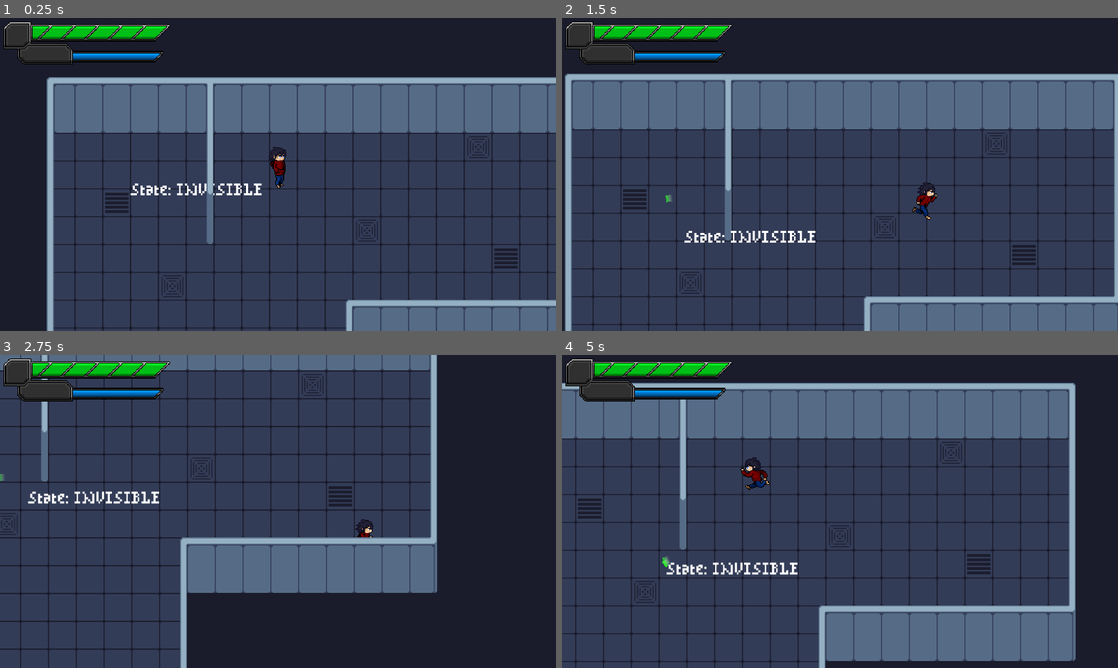
Above: before the commit, frames 1-4 (two rows, left to right).
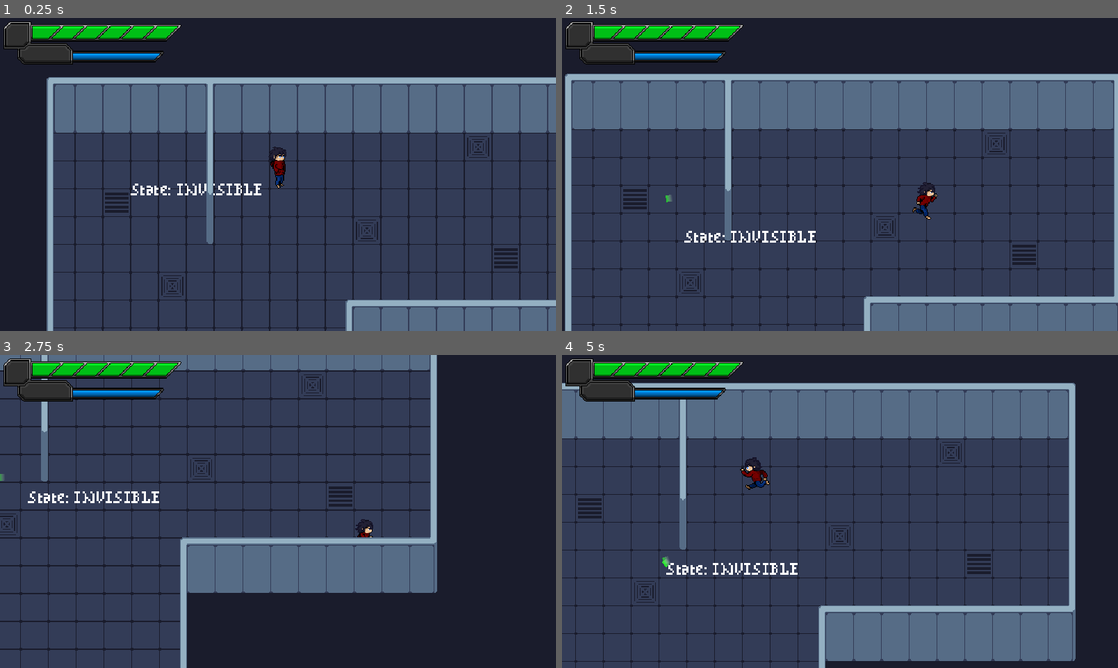
Above: after the commit, the same moments.

Repository: DarrylBD99/Game-Off-2023
Game: Godot game, scene res://Scenes/Levels/LevelTest.tscn
Two runs of this game, one before a commit and one after it. Both use one fixed random seed, a clock stepped at 60 frames per second and the inputs below.
Inputs (mouse positions are in pixels of both pictures, inside the frame that each line leads up to):
- Up to frame 1 (0.25 s): no input
- Up to frame 2 (1.5 s): move the mouse to (962, 158) at 0.52 s; hold D (player_right) 0.53-1.28 s; hold Q (player_ability) 0.53-1.28 s; move the mouse to (728, 190) at 1.27 s; hold S (player_down) from 1.28 s (still down); click (728, 190) at 1.35 s
- Up to frame 3 (2.75 s): move the mouse to (333, 442) at 2.02 s; release S (player_down) at 2.03 s; hold D (player_right) from 2.03 s (still down); hold Q (player_ability) from 2.03 s (still down)
- Up to frame 4 (5 s): move the mouse to (812, 574) at 2.77 s; release D (player_right) at 2.78 s; release Q (player_ability) at 2.78 s; hold W (player_up) 2.78-3.53 s; click (812, 574) at 2.85 s; move the mouse to (1006, 558) at 3.52 s; hold Q (player_ability) 3.53-4.28 s; hold A (player_left) from 3.53 s (still down); move the mouse to (673, 464) at 4.27 s; click (673, 464) at 4.35 s

The runs differ from the first frame. In frame 1, 0.6% of the frame differs, in the area x 1-99%, y 1-100%; in frame 2, 0.9%; in frame 3, 0.9%; in frame 4, 1.0%, in the area x 1-93%, y 1-100%.

Commit message:
reworked HUD health bar

Diff:
--- a/Scenes/Levels/LevelTest.tscn
+++ b/Scenes/Levels/LevelTest.tscn
@@ -9,9 +9,10 @@
 [ext_resource type="PackedScene" uid="uid://dldvmlyfiolno" path="res://Scenes/Objects/Entity/silent.tscn" id="7_07umn"]
 [ext_resource type="Script" path="res://Scripts/Misc/GridNavmesh.gd" id="8_j3hma"]
 [ext_resource type="Texture2D" uid="uid://1gw1v4p46eft" path="res://Sprites/GUI/HUD/Bars/Base.png" id="9_smdoo"]
-[ext_resource type="Texture2D" uid="uid://dwi7hieuxc4ms" path="res://Sprites/GUI/HUD/Health.png" id="10_yb0af"]
 [ext_resource type="Script" path="res://Scripts/GUI/HUD/HealthBar.gd" id="11_dhdox"]
+[ext_resource type="Texture2D" uid="uid://dwi7hieuxc4ms" path="res://Sprites/GUI/HUD/Bars/Health.png" id="11_k4gn4"]
 [ext_resource type="Texture2D" uid="uid://dlrcklbtm7v47" path="res://Sprites/GUI/HUD/Bars/Energy.png" id="11_ri8p5"]
+[ext_resource type="Texture2D" uid="uid://csnkes5wkhetm" path="res://Sprites/GUI/HUD/Bars/Overlay.png" id="13_ivoeb"]
 
 [sub_resource type="TileSetAtlasSource" id="TileSetAtlasSource_06p2g"]
 texture = ExtResource("3_nugtr")
@@ -1017,19 +1018,26 @@
 adjustment_saturation = 1.1
 adjustment_color_correction = SubResource("GradientTexture1D_n0wu8")
 
-[sub_resource type="ShaderMaterial" id="ShaderMaterial_22ngx"]
+[sub_resource type="ShaderMaterial" id="ShaderMaterial_4fwlx"]
 resource_local_to_scene = true
 shader = ExtResource("7_6jir1")
 shader_parameter/flash_color = Color(1, 1, 1, 1)
 shader_parameter/flash_alpha = 0.0
 
-[sub_resource type="ShaderMaterial" id="ShaderMaterial_us2f1"]
+[sub_resource type="ShaderMaterial" id="ShaderMaterial_lmmhh"]
 shader = ExtResource("7_6jir1")
 shader_parameter/flash_color = Color(1, 0, 0, 1)
 shader_parameter/flash_alpha = 0.0
 
+[sub_resource type="StyleBoxEmpty" id="StyleBoxEmpty_3m0ev"]
+
+[sub_resource type="StyleBoxTexture" id="StyleBoxTexture_1k2ic"]
+texture = ExtResource("11_k4gn4")
+texture_margin_right = 13.0
+
 [node name="LevelTest" type="Node2D"]
 y_sort_enabled = true
+texture_filter = 1
 
 [node name="BGM" type="AudioStreamPlayer" parent="."]
 stream = ExtResource("1_8wq5s")
@@ -1112,19 +1120,6 @@
 texture = ExtResource("9_smdoo")
 stretch_mode = 4
 
-[node name="Health" type="TextureProgressBar" parent="GUI/HUD/Bars"]
-material = SubResource("ShaderMaterial_us2f1")
-layout_mode = 0
-offset_left = 34.0
-offset_top = 6.0
-offset_right = 187.0
-offset_bottom = 20.0
-max_value = 153.0
-value = 153.0
-texture_progress = ExtResource("10_yb0af")
-script = ExtResource("11_dhdox")
-lerp_weight = 60.0
-
 [node name="Energy" type="TextureProgressBar" parent="GUI/HUD/Bars"]
 layout_mode = 0
 offset_left = 80.0
@@ -1132,3 +1127,26 @@
 offset_right = 180.0
 offset_bottom = 44.0
 texture_over = ExtResource("11_ri8p5")
+
+[node name="Health" type="ProgressBar" parent="GUI/HUD/Bars"]
+material = SubResource("ShaderMaterial_lmmhh")
+layout_mode = 0
+offset_left = 29.0
+offset_top = 6.0
+offset_right = 200.0
+offset_bottom = 20.0
+theme_override_styles/background = SubResource("StyleBoxEmpty_3m0ev")
+theme_override_styles/fill = SubResource("StyleBoxTexture_1k2ic")
+max_value = 6.0
+value = 6.0
+show_percentage = false
+script = ExtResource("11_dhdox")
+
+[node name="Overlay" type="TextureRect" parent="GUI/HUD/Bars"]
+layout_mode = 1
+anchors_preset = 15
+anchor_right = 1.0
+anchor_bottom = 1.0
+grow_horizontal = 2
+grow_vertical = 2
+texture = ExtResource("13_ivoeb")
--- a/Scripts/GUI/HUD/HealthBar.gd
+++ b/Scripts/GUI/HUD/HealthBar.gd
@@ -1,11 +1,10 @@
-extends TextureProgressBar
+extends ProgressBar
 
-@export var lerp_weight : float = 50
+@export var lerp_weight : float = 60
 var current_hp : float
 var health_max : float
 var old_hp : float
 var flash_timer : Timer
-var value_temp : float
 
 func _ready():
 	flash_timer = Timer.new()
@@ -20,23 +19,21 @@
 
 		old_hp = current_hp
 
-		value = roundi(current_hp / health_max * max_value)
+func flash(a : float):
+	if material:
+		material.set_shader_parameter("flash_alpha", a)
 
-func _process(delta):
+func _process(_delta):
+	value = roundi(current_hp / health_max * max_value)
+
 	if GameManager.player:
 		old_hp = GameManager.player.health.hp
 
 		if current_hp != old_hp:
 			current_hp = old_hp
-			material.set_shader_parameter("flash_alpha", 0.7)
-			value_temp = value
+
+			flash(0.7)
 			flash_timer.start()
 
-	if not flash_timer.is_stopped():
-		value = lerpf(value, roundi(current_hp / health_max * max_value), lerp_weight * delta)
-	else:
-		value =  roundi(current_hp / health_max * max_value)
-
 func _on_flash_finish():
-	material.set_shader_parameter("flash_alpha", 0)
-	value = roundi(current_hp / health_max * max_value)
+	flash(0)
Not shown: 2 places in Scenes/Levels/LevelTest.tscn that only renumber resources
Binary file changed: Sprites/GUI/HUD/Bars/Base.png
Binary file added: Sprites/GUI/HUD/Bars/Health.png
Not shown, changed: Sprites/GUI/HUD/Bars/Health.png.import
Binary file changed: Sprites/GUI/HUD/Bars/Overlay.png
Binary file removed: Sprites/GUI/HUD/Health.png
